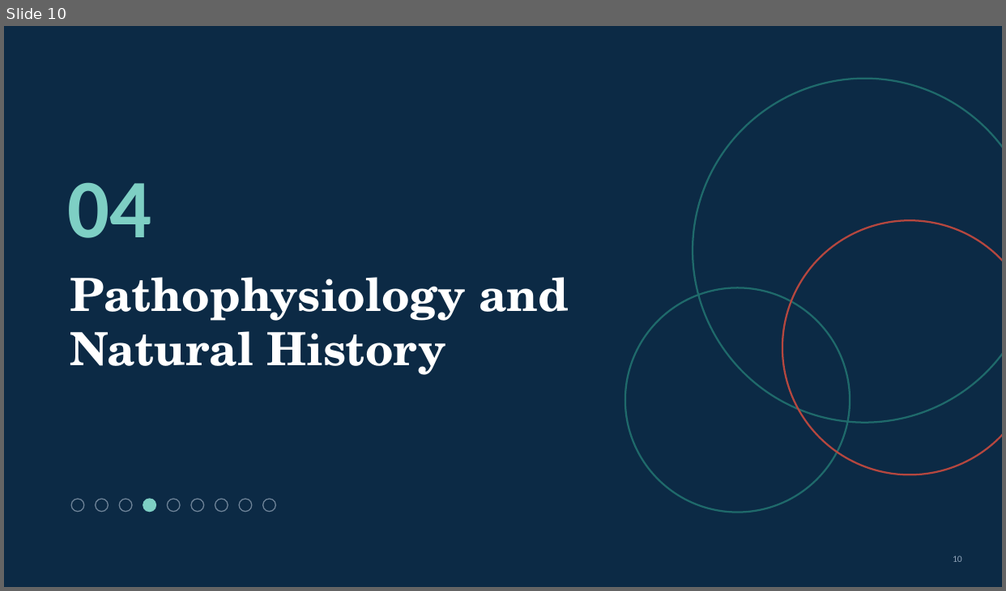
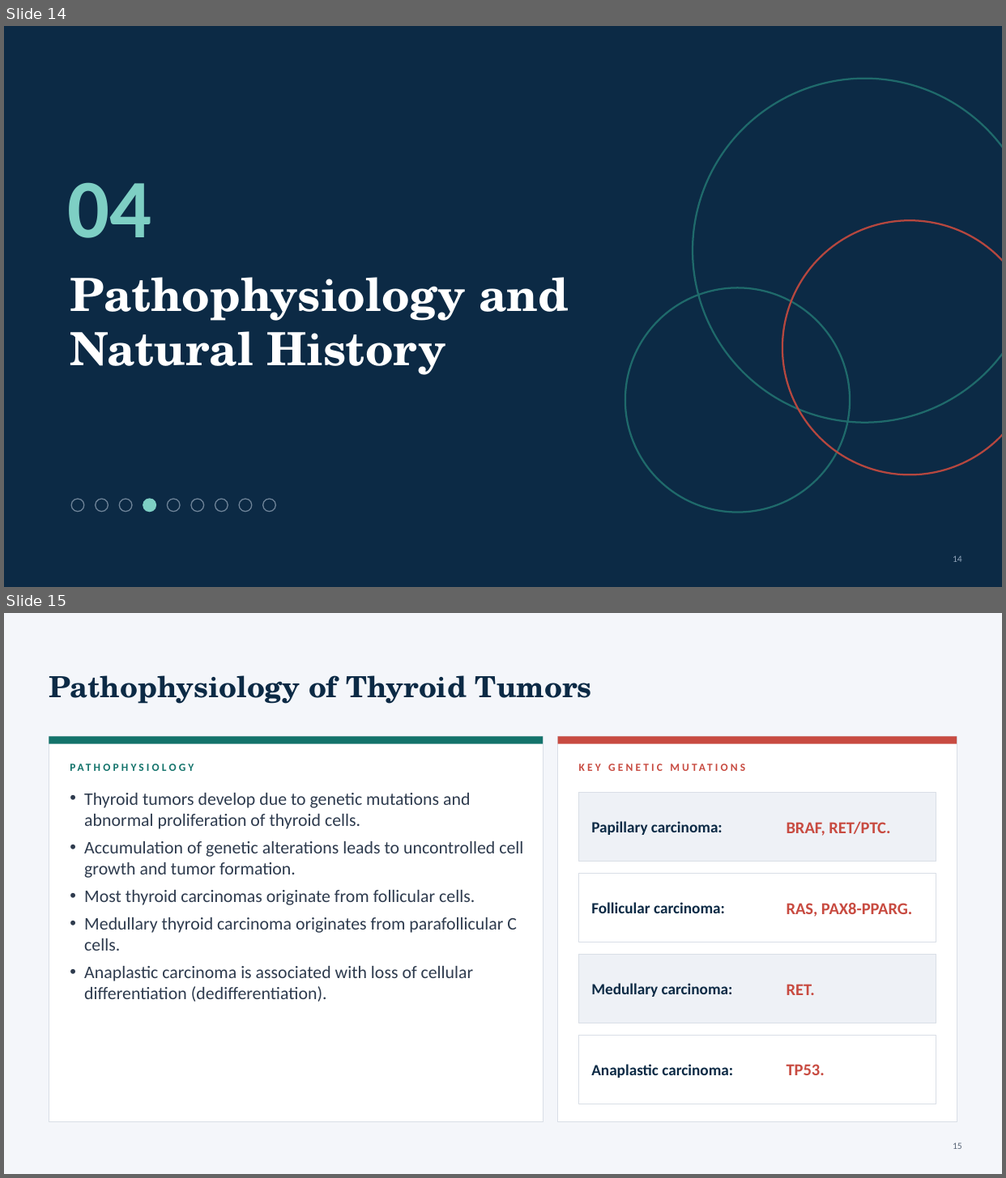
Before and after one commit to Anmo0/Claude-Code-Cloud-, a slide deck: thyroid-seminar/Thyroid_Tumors_Seminar.pptx. Shown one above the other, each under a label of ours: slide 10 before the commit, slides 14 and 15 after it. The pictures are 1006x591 and 1006x1178 pixels, drawn with LibreOffice and Linux fonts; fonts in the diff are those of the drawing. Boxes give left, top, right and bottom in pixels: in the first picture for what was removed or moved away, otherwise in the second. Text is boxed around its words. In the diff, an @@ line names an element or a change of style, - is before the commit and + after.

```diff
--- a/thyroid-seminar/Thyroid_Tumors_Seminar.pptx
+++ b/thyroid-seminar/Thyroid_Tumors_Seminar.pptx
@@ slide 15 added at (x1=4, y1=613, x2=1002, y2=1174), background #F4F6FA @@
@@ title added at (x1=49, y1=675, x2=592, y2=704), 28 pt, text #0C2A45, bold @@
+Pathophysiology of Thyroid Tumors
@@ rectangle added at (x1=49, y1=736, x2=543, y2=1122), fill #FFFFFF, outline #D9DEE6 0.75 pt @@
@@ rectangle added at (x1=49, y1=736, x2=543, y2=744), fill #13736B @@
@@ text added at (x1=70, y1=757, x2=526, y2=777), 10.5 pt, text #13736B, bold @@
+PATHOPHYSIOLOGY
@@ rectangle added at (x1=558, y1=736, x2=957, y2=1122), fill #FFFFFF, outline #D9DEE6 0.75 pt @@
@@ rectangle added at (x1=558, y1=736, x2=957, y2=744), fill #C84B41 @@
@@ text added at (x1=579, y1=757, x2=916, y2=777), 10.5 pt, text #C84B41, bold @@
+KEY GENETIC MUTATIONS
@@ text added at (x1=84, y1=793, x2=523, y2=1002), 17 pt, text #2E3B4E @@
+• Thyroid tumors develop due to genetic mutations and abnormal proliferation of thyroid cells.
+• Accumulation of genetic alterations leads to uncontrolled cell growth and tumor formation.
+• Most thyroid carcinomas originate from follicular cells.
+• Medullary thyroid carcinoma originates from parafollicular C cells.
+• Anaplastic carcinoma is associated with loss of cellular differentiation (dedifferentiation).
@@ rectangle added at (x1=579, y1=793, x2=936, y2=862), fill #EEF1F6, outline #D9DEE6 0.5 pt @@
@@ text added at (x1=591, y1=821, x2=722, y2=835), 15 pt, text #0C2A45, bold @@
+Papillary carcinoma:
@@ text added at (x1=786, y1=821, x2=890, y2=836), 16 pt, text #C84B41, bold @@
+BRAF, RET/PTC.
@@ rectangle added at (x1=579, y1=874, x2=936, y2=943), fill #FFFFFF, outline #D9DEE6 0.5 pt @@
@@ text added at (x1=591, y1=902, x2=725, y2=914), 15 pt, text #0C2A45, bold @@
+Follicular carcinoma:
@@ text added at (x1=786, y1=903, x2=912, y2=917), 16 pt, text #C84B41, bold @@
+RAS, PAX8-PPARG.
@@ rectangle added at (x1=579, y1=954, x2=936, y2=1023), fill #EEF1F6, outline #D9DEE6 0.5 pt @@
@@ text added at (x1=591, y1=983, x2=733, y2=997), 15 pt, text #0C2A45, bold @@
+Medullary carcinoma:
@@ text added at (x1=786, y1=984, x2=815, y2=995), 16 pt, text #C84B41, bold @@
+RET.
@@ rectangle added at (x1=579, y1=1035, x2=936, y2=1104), fill #FFFFFF, outline #D9DEE6 0.5 pt @@
@@ text added at (x1=591, y1=1064, x2=733, y2=1078), 15 pt, text #0C2A45, bold @@
+Anaplastic carcinoma:
@@ text added at (x1=786, y1=1064, x2=825, y2=1076), 16 pt, text #C84B41, bold @@
+TP53.
@@ page number added at (x1=953, y1=1143, x2=962, y2=1149), 9 pt, text #5A6678 @@
+15
@@ what was slide 10 is now slide 14 @@
@@ page number at (x1=953, y1=556, x2=962, y2=562): text changed @@
-10
+14
```
Also in this commit, not shown: 2 slides changed, 16 other slides added, 13 slides removed, 11 other files.
